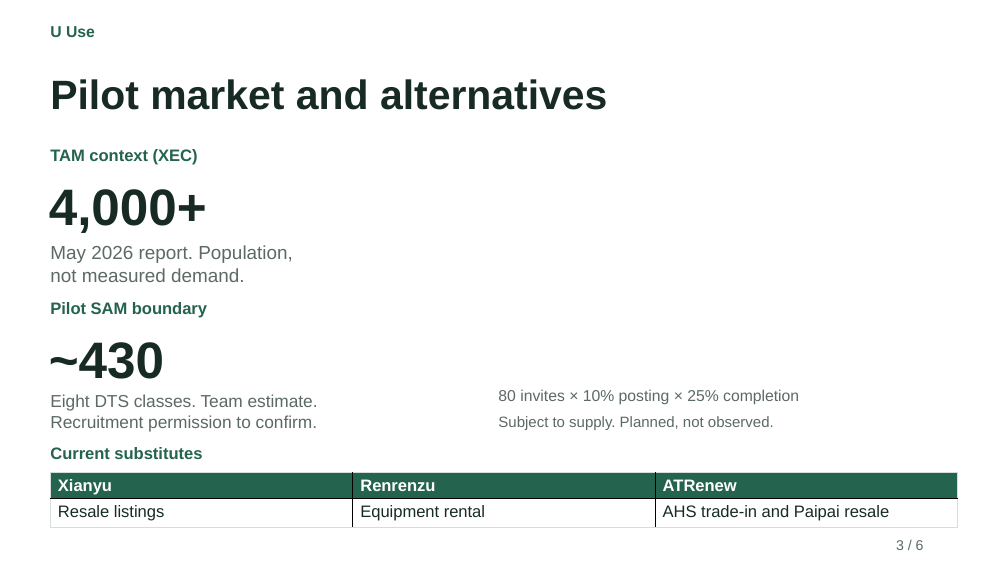
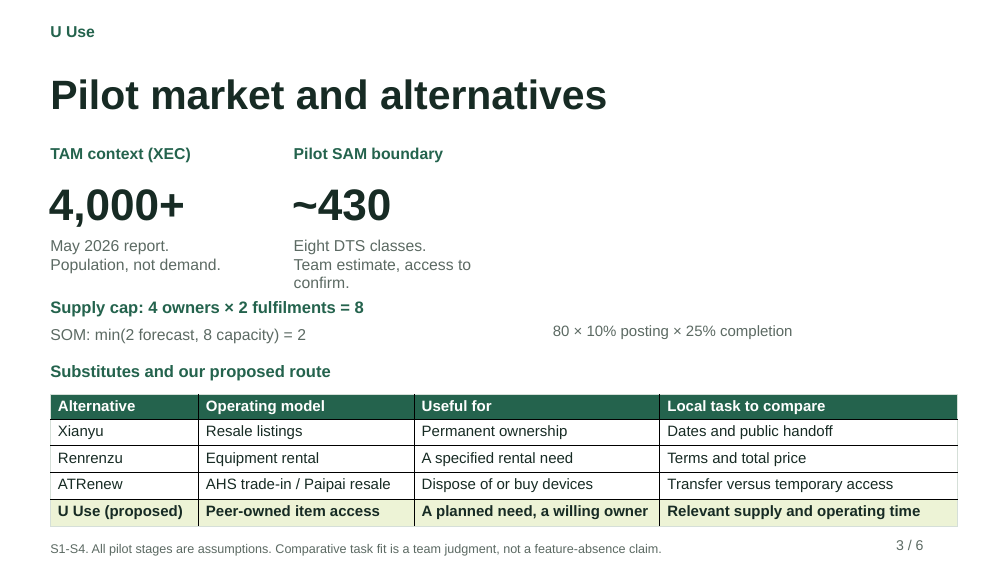
Before and after one commit to Rita020903/U-Use, a slide deck: slide 3 of A1_Current/UUse_A1_6_Slides.pptx. Drawn at 1008x567 pixels with LibreOffice and Linux fonts; fonts in the diff are those of the drawing. Boxes give left, top, right and bottom in pixels: in the first picture for what was removed or moved away, otherwise in the second. Text is boxed around its words. In the diff, an @@ line names an element or a change of style, - is before the commit and + after.

Commit message:
Expand A1 visual deck with scoring heatmap and pilot economics

```diff
--- a/A1_Current/UUse_A1_6_Slides.pptx
+++ b/A1_Current/UUse_A1_6_Slides.pptx
@@ text "TAM context (XEC)" at <box>50,147,191,163</box>: size 15.8 to 15 pt @@
@@ text "Pilot SAM boundary" at <box>294,147,443,163</box>: size 15.8 to 15 pt @@
@@ text "Pilot SAM boundary": place and size @@
-text "Pilot SAM boundary" at <box>50,302,207,318</box>
+text "Pilot SAM boundary" at <box>294,147,443,163</box>
@@ text "4,000+" at <box>49,189,185,227</box>: size 48.8 to 42 pt @@
@@ text "~430" at <box>292,189,391,221</box>: size 48.8 to 42 pt @@
@@ text "~430": place and size @@
-text "~430" at <box>49,342,164,379</box>
+text "~430" at <box>292,189,391,221</box>
@@ text at <box>294,239,471,288</box>: text changed; size 16.5 to 15 pt @@
-Eight DTS classes. Team estimate.
-Recruitment permission to confirm.
+Eight DTS classes.
+Team estimate, access to confirm.
@@ text at <box>50,240,221,274</box>: text changed; size 18 to 15 pt @@
-May 2026 report. Population,
-not measured demand.
+May 2026 report.
+Population, not demand.
@@ text added at <box>50,301,364,317</box>, 15.8 pt, text #24634D, bold @@
+Supply cap: 4 owners × 2 fulfilments = 8
@@ text added at <box>50,328,306,344</box>, 15 pt, text #5C6A63 @@
+SOM: min(2 forecast, 8 capacity) = 2
@@ text at <box>553,325,792,339</box>: text changed; size 15 to 14.2 pt @@
-80 invites × 10% posting × 25% completion
+80 × 10% posting × 25% completion
@@ text added at <box>50,365,330,381</box>, 15.8 pt, text #24634D, bold @@
+Substitutes and our proposed route
@@ table added at <box>51,395,958,526</box>, 5 rows, 4 columns @@
+Alternative | Operating model | Useful for | Local task to compare
+Xianyu | Resale listings | Permanent ownership | Dates and public handoff
+Renrenzu | Equipment rental | A specified rental need | Terms and total price
+ATRenew | AHS trade-in / Paipai resale | Dispose of or buy devices | Transfer versus temporary access
+U Use (proposed) | Peer-owned item access | A planned need, a willing owner | Relevant supply and operating time
@@ text removed at <box>498,416,774,430</box> @@
-Subject to supply. Planned, not observed.
@@ text removed at <box>50,447,202,459</box> @@
-Current substitutes
@@ table removed at <box>51,473,958,527</box>, 2 rows, 3 columns @@
-Xianyu | Renrenzu | ATRenew
-Resale listings | Equipment rental | AHS trade-in and Paipai resale
@@ text added at <box>50,544,662,556</box>, 12 pt, text #5C6A63 @@
+S1-S4. All pilot stages are assumptions. Comparative task fit is a team judgment, not a feature-absence claim.
```
Also in this commit, not shown: 5 other slides changed, 5 other files.
